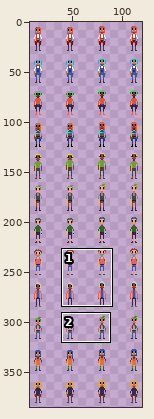
Sprite sheet, stored at umon/art/imgs/char_01.png. Above, an overview of the earlier version with the close-up marked.
Close-up. As it was:
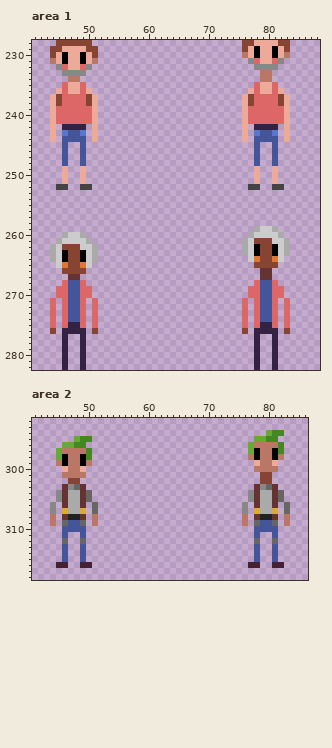
The file is 128x512 pixels. Shown: area 1: x 41..88, y 228..282; area 2: x 41..86, y 292..318. The wide view leaves out empty margins. The commit also changed other parts of the picture, which this record leaves out.
Once edited:
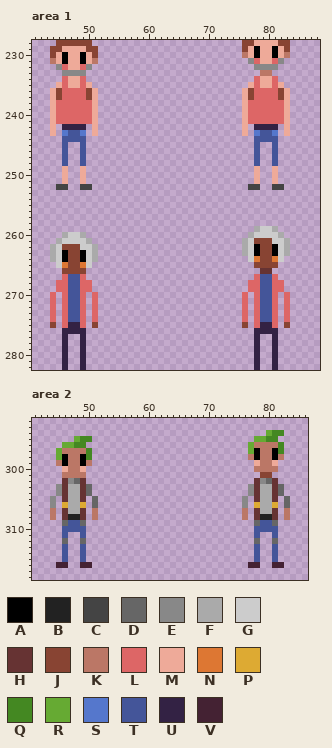
Palette (. is transparent): A #000000  B #222222  C #444444  D #666666  E #888888  F #aaaaaa  G #cccccc  H #663333  J #884433  K #bb7766  L #dd6666  M #eeaa99  N #dd7733  P #ddaa33  Q #448822  R #66aa33  S #5577cc  T #445599  U #332244  V #442233
Change:
Area 1:
y 234: x 46..49 .KK. -> LMML; x 78..81 .KK. -> LMML
y 235: x 45 . -> M; x 50 . -> M; x 77 . -> M; x 82 . -> M
y 236: x 44..45 .M -> MJ; x 47..48 MM -> LL; x 50..51 M. -> JM; x 76..77 .M -> MJ; x 79..80 MM -> LL; x 82..83 M. -> JM
y 238: x 45 J -> L; x 50 J -> L; x 77 J -> L; x 82 J -> L
y 244: x 44 M -> .; x 51 M -> .; x 76 M -> .; x 83 M -> .
y 267: x 46..49 .HH. -> LTTL; x 78..81 .HH. -> LTTL
y 268: x 45 . -> L; x 50 . -> L; x 77 . -> L; x 82 . -> L
y 270: x 44..45 .L -> L.; x 50..51 L. -> .L; x 76..77 .L -> L.; x 82..83 L. -> .L
y 275: x 44 L -> J; x 51 L -> J; x 76 L -> J; x 83 L -> J
y 276: x 44 J -> .; x 51 J -> .; x 76 J -> .; x 83 J -> .
Area 2:
y 302: x 46..49 .JJ. -> HEDH; x 78..81 .JJ. -> HEDH
y 303: x 45 . -> E; x 47..48 ED -> FF; x 50 . -> D; x 77 . -> E; x 79..80 ED -> FF; x 82 . -> D
y 305: x 44..45 .E -> E.; x 50..51 D. -> .D; x 76..77 .E -> E.; x 82..83 D. -> .D
y 306: x 46 H -> P; x 49 H -> P; x 78 H -> P; x 81 H -> P
y 307: x 44 E -> K; x 46 P -> H; x 49 P -> H; x 51 D -> K; x 76 E -> K; x 78 P -> H; x 81 P -> H; x 83 D -> K
y 309: x 44 K -> .; x 51 K -> .; x 76 K -> .; x 83 K -> .
